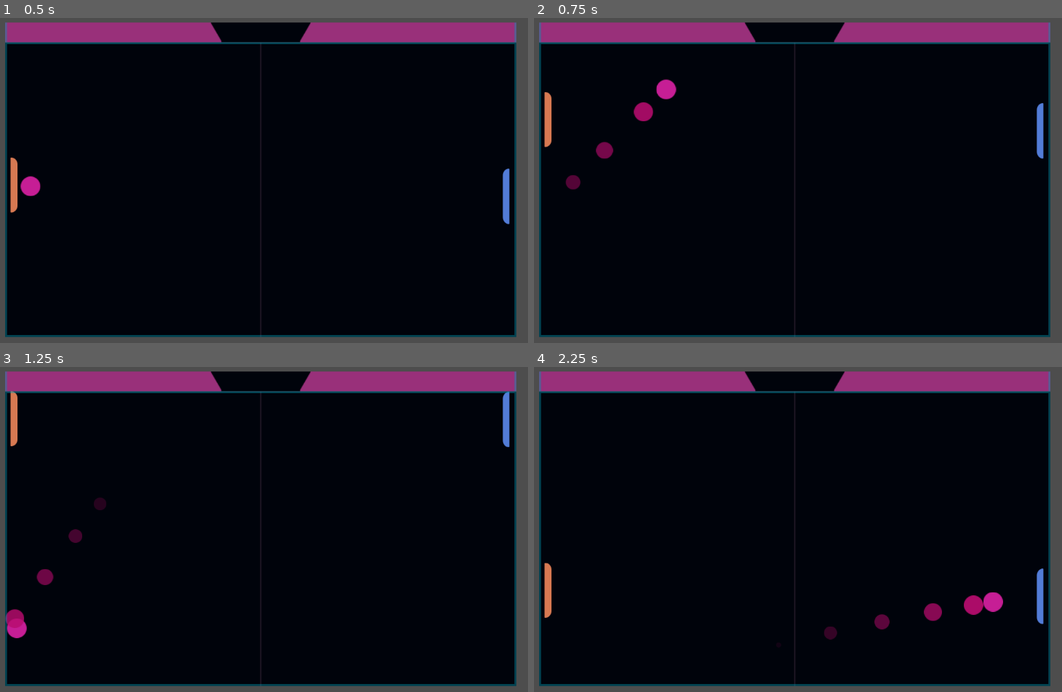
Above: before the commit, frames 1-4 (two rows, left to right).
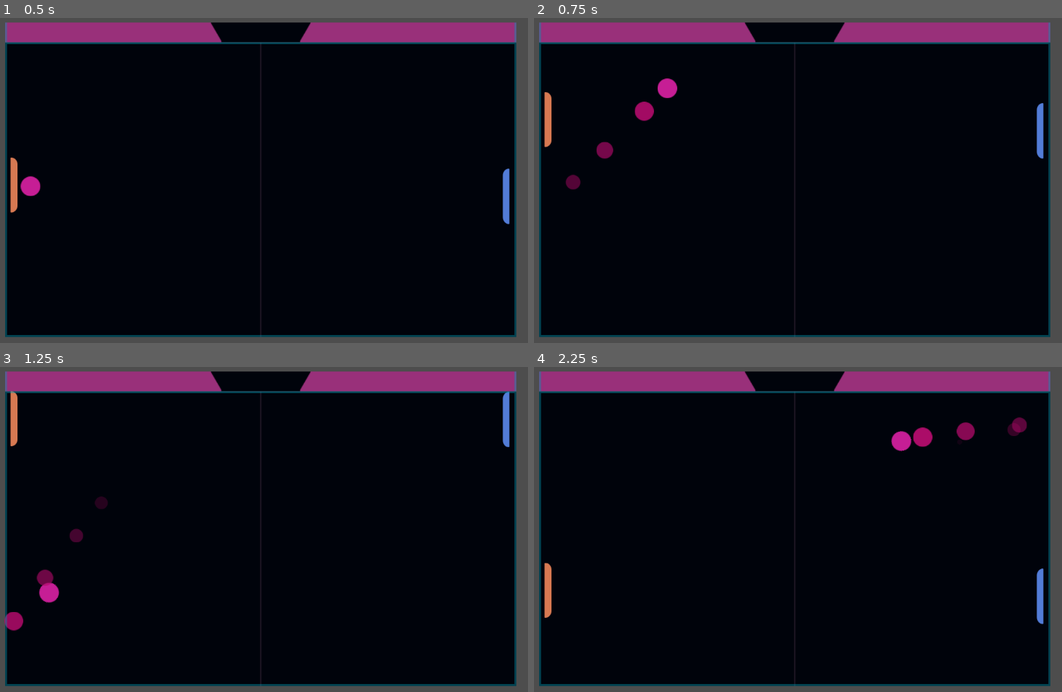
Above: after the commit, the same moments.

Repository: nikeshnaik/pingpong
Game: Godot game, scene res://scenes/gamev_1.tscn
Same seed, same stepped clock (60 frames per second), same inputs: the game is played once before the commit and once after it.
Inputs:
- Up to frame 1 (0.5 s): no input
- Up to frame 2 (0.75 s): tap Enter (ui_accept) at 0.5 s; hold Up (ui_up) from 0.53 s (still down)
- Up to frame 3 (1.25 s): keep holding Up (ui_up); tap Enter (ui_accept) at 0.77 s
- Up to frame 4 (2.25 s): release Up (ui_up) at 1.28 s; hold Down (ui_down) 1.28-2.03 s; tap Enter (ui_accept) at 1.52 s; hold Up (ui_up) from 2.03 s (still down)

Frame 1 is identical in both runs. In frame 2, 0.1% of the frame differs, in the area x 7-28%, y 18-49%; in frame 3, 0.5%; in frame 4, 1.4%, in the area x 54-94%, y 15-84%.

Commit message:
feat: ball bounce added

Diff:
--- a/scenes/ball.tscn
+++ b/scenes/ball.tscn
@@ -1,7 +1,10 @@
-[gd_scene load_steps=6 format=3 uid="uid://c1dqwjibupl82"]
+[gd_scene load_steps=7 format=3 uid="uid://c1dqwjibupl82"]
 
 [ext_resource type="Script" path="res://script/ball.gd" id="1_qfihn"]
 [ext_resource type="Texture2D" uid="uid://yx4emr2haquo" path="res://assets/arts/Ball.png" id="2_rkrl3"]
+
+[sub_resource type="PhysicsMaterial" id="PhysicsMaterial_2njbh"]
+bounce = 1.0
 
 [sub_resource type="CircleShape2D" id="CircleShape2D_vd241"]
 radius = 15.0
@@ -17,11 +20,11 @@
 [node name="Node" type="Node2D"]
 
 [node name="Ball" type="RigidBody2D" parent="."]
-z_index = 1
 position = Vector2(1, 0)
+physics_material_override = SubResource("PhysicsMaterial_2njbh")
 gravity_scale = 0.0
-can_sleep = false
-lock_rotation = true
+linear_damp_mode = 1
+angular_damp_mode = 1
 script = ExtResource("1_qfihn")
 
 [node name="CollisionShape2D" type="CollisionShape2D" parent="Ball"]
